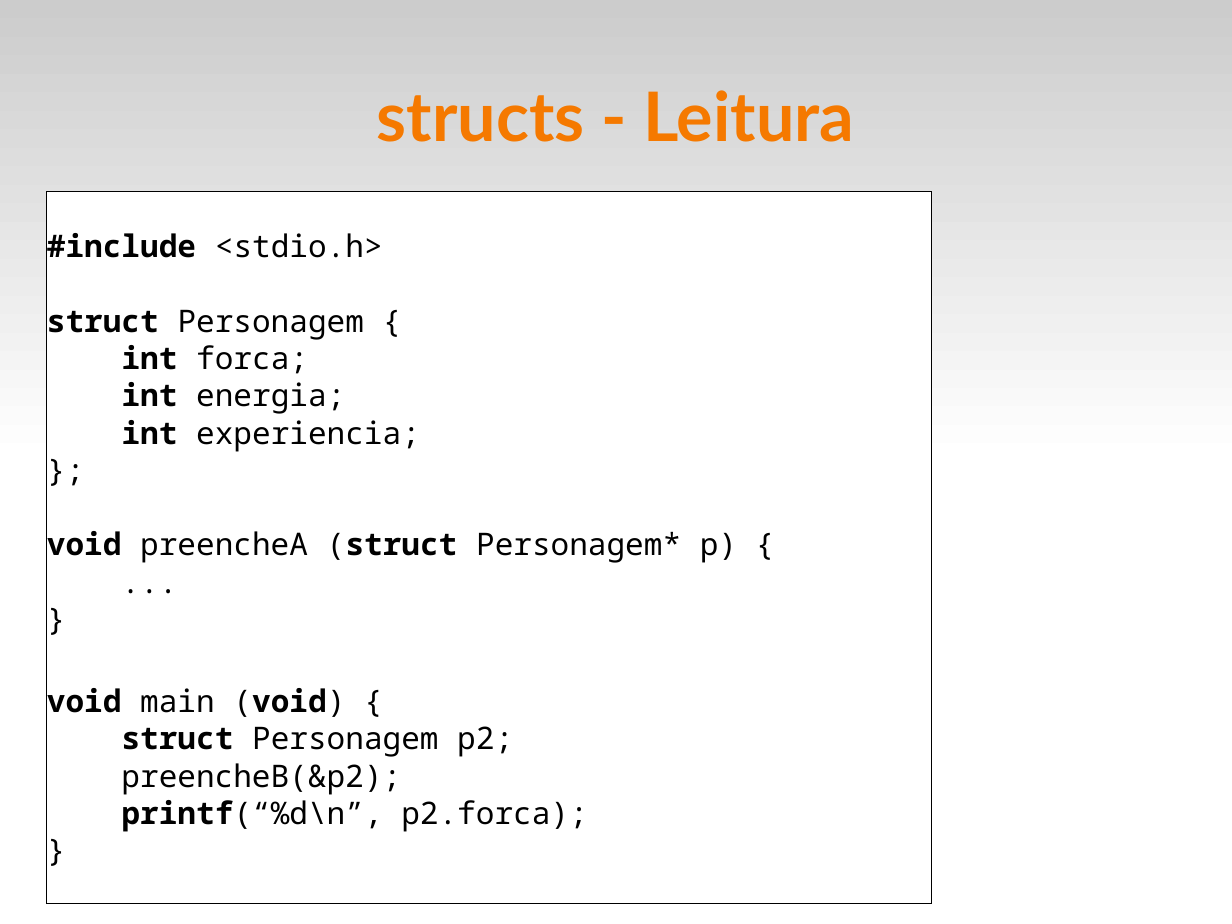
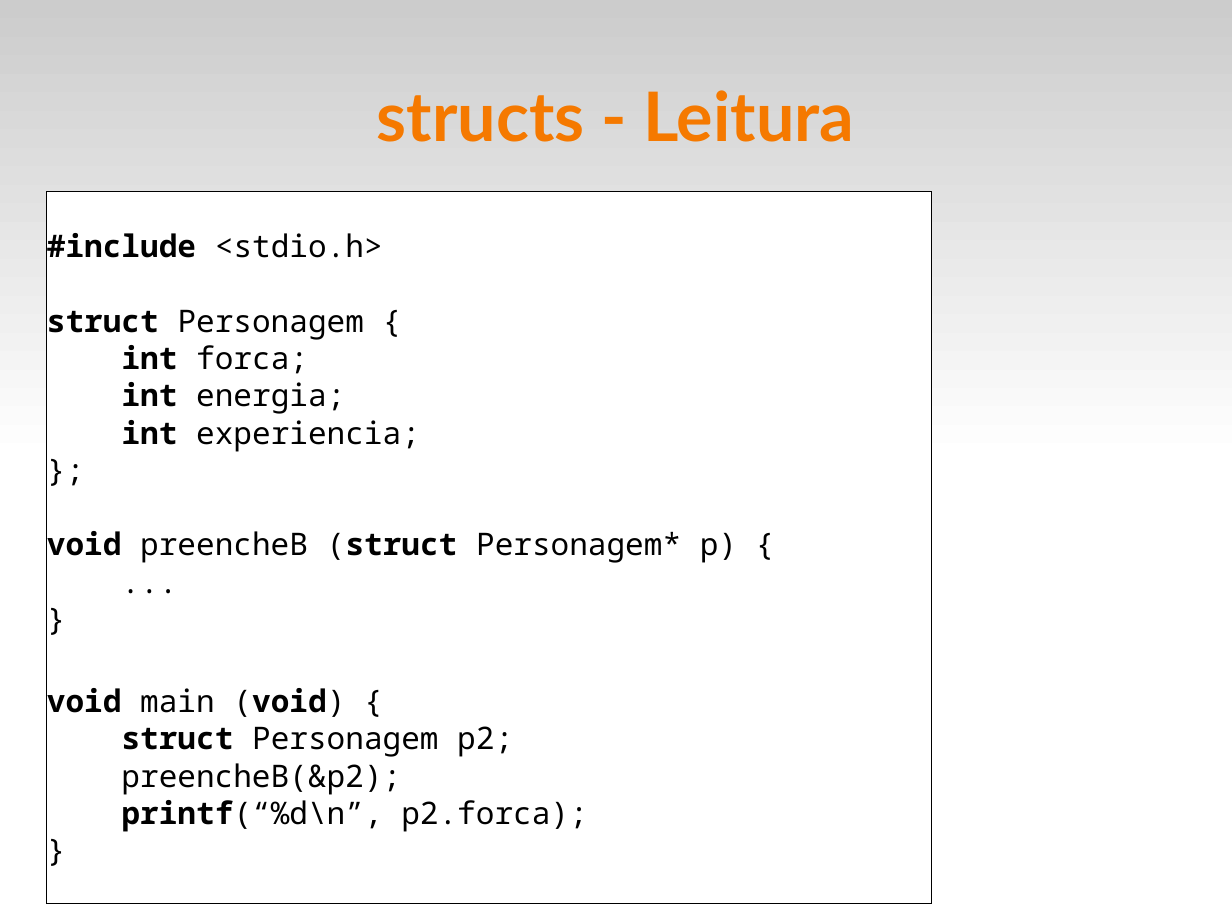
Before and after one commit to fsantanna-uerj/LP1, a slide deck: slide 13 of Slides/lp1-07-compostos.odp. Drawn at 1232x924 pixels with LibreOffice and Linux fonts; fonts in the diff are those of the drawing. Boxes give left, top, right and bottom in pixels: in the first picture for what was removed or moved away, otherwise in the second. Text is boxed around its words. In the diff, an @@ line names an element or a change of style, - is before the commit and + after.

```diff
--- a/Slides/lp1-07-compostos.odp
+++ b/Slides/lp1-07-compostos.odp
@@ text in rectangle at bbox=[47, 531, 737, 563]: text changed @@
-void preencheA (struct Personagem* p) {
+void preencheB (struct Personagem* p) {
```
Also in this commit, not shown: 1 other file.
